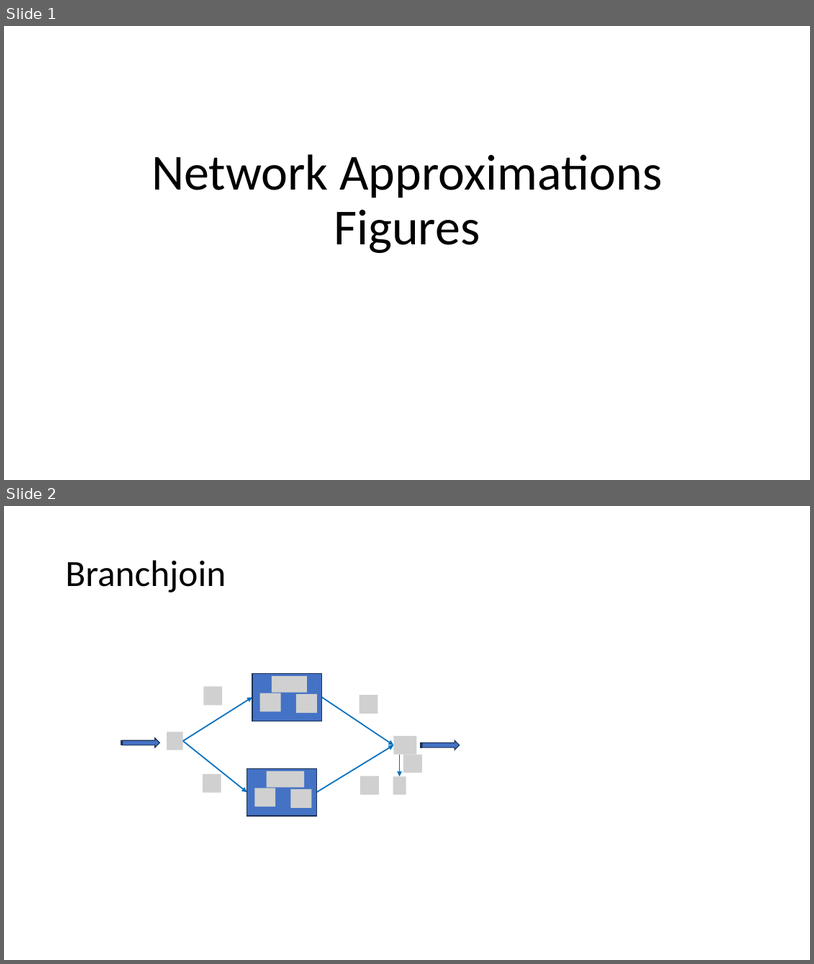
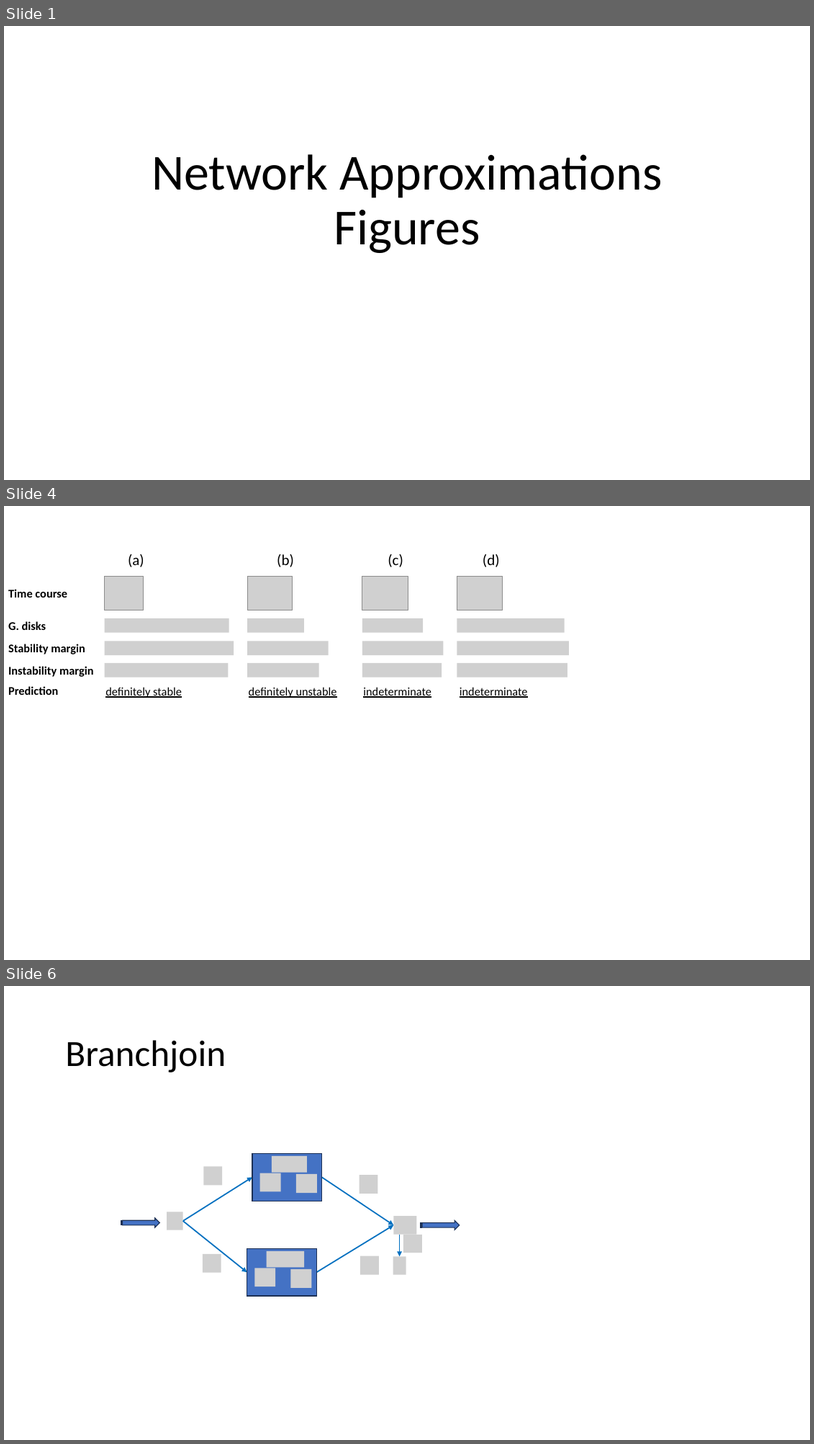
Before and after one commit to joseph-hellerstein/linear_reaction_networks, a slide deck: docs/figures.pptx. Shown one above the other, each under a label of ours: slides 1 and 2 before the commit, slides 1, 4 and 6 after it; the slides between them are not shown. The pictures are 814x964 and 814x1444 pixels, drawn with LibreOffice and Linux fonts; fonts in the diff are those of the drawing; grey boxes stand for pictures. Boxes give left, top, right and bottom in pixels: in the first picture for what was removed or moved away, otherwise in the second. Text is boxed around its words. In the diff, an @@ line names an element or a change of style, - is before the commit and + after.

```diff
--- a/docs/figures.pptx
+++ b/docs/figures.pptx
@@ slide 4 added at [4, 506, 810, 960], background #FFFFFF @@
@@ text added at [128, 554, 144, 567], 18 pt, text #000000 @@
+(a)
@@ text added at [277, 554, 294, 567], 18 pt, text #000000 @@
+(b)
@@ text added at [388, 554, 404, 567], 18 pt, text #000000 @@
+(c)
@@ text added at [483, 554, 500, 567], 18 pt, text #000000 @@
+(d)
@@ text added at [8, 589, 67, 597], 14 pt, text #000000, bold @@
+Time course
@@ picture added at [104, 576, 143, 610] @@
@@ picture added at [248, 576, 293, 610] @@
@@ picture added at [363, 576, 408, 610] @@
@@ picture added at [457, 576, 502, 610] @@
@@ text added at [8, 621, 46, 630], 14 pt, text #000000, bold @@
+G. disks
@@ picture added at [104, 618, 229, 633] @@
@@ picture added at [248, 618, 305, 633] @@
@@ picture added at [363, 618, 423, 633] @@
@@ picture added at [457, 618, 565, 633] @@
@@ text added at [8, 644, 85, 654], 14 pt, text #000000, bold @@
+Stability margin
@@ picture added at [104, 641, 234, 656] @@
@@ picture added at [248, 641, 329, 656] @@
@@ picture added at [363, 641, 444, 656] @@
@@ picture added at [457, 641, 569, 656] @@
@@ text added at [8, 666, 94, 677], 14 pt, text #000000, bold @@
+Instability margin
@@ picture added at [104, 663, 228, 677] @@
@@ picture added at [248, 663, 319, 677] @@
@@ picture added at [363, 663, 442, 677] @@
@@ picture added at [457, 663, 568, 677] @@
@@ text added at [8, 686, 58, 695], 14 pt, text #000000, bold @@
+Prediction
@@ text added at [106, 687, 182, 698], 14 pt, text #000000, underline @@
+definitely stable
@@ text added at [249, 687, 337, 698], 14 pt, text #000000, underline @@
+definitely unstable
@@ text added at [363, 687, 432, 698], 14 pt, text #000000, underline @@
+indeterminate
@@ text added at [460, 687, 528, 698], 14 pt, text #000000, underline @@
+indeterminate
@@ what was slide 2 is now slide 6 @@
```
Also in this commit, not shown: 4 other slides added, 5 other files.
